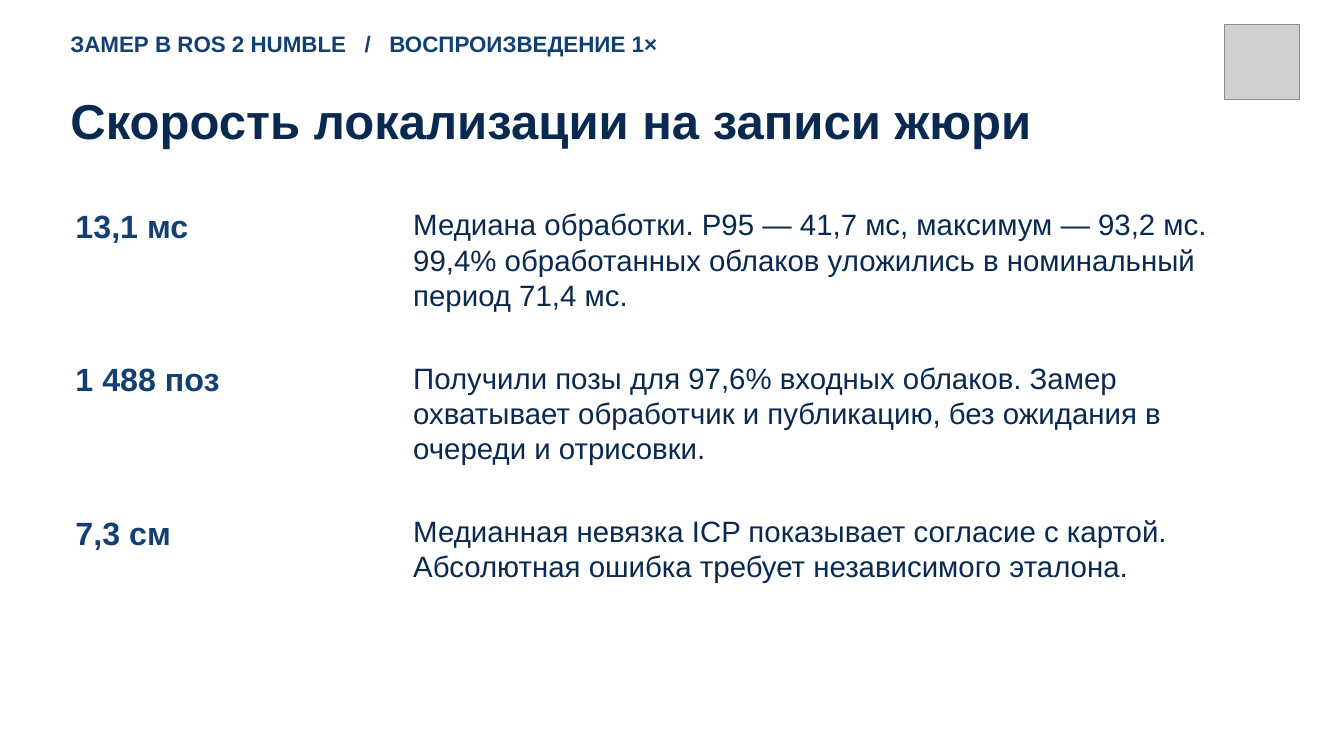
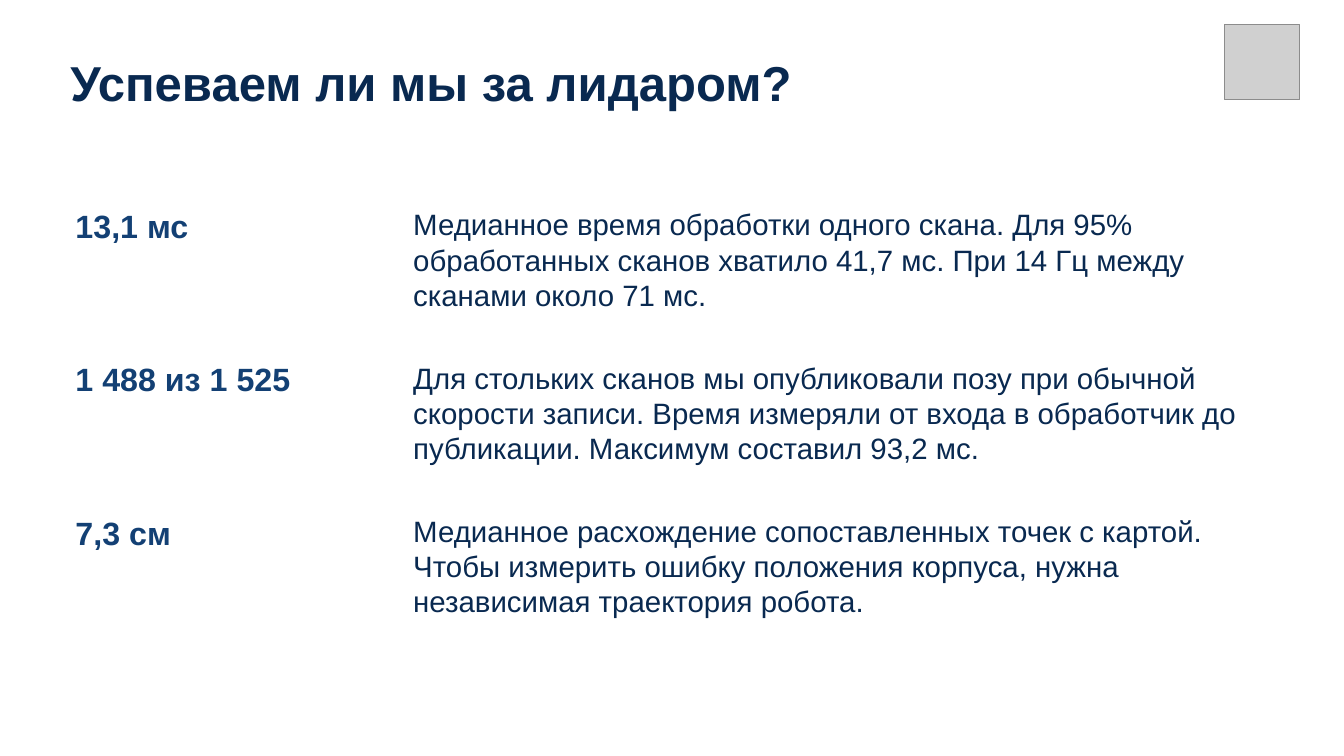
Before and after one commit to draizyyy/DogSLAM, a slide deck: slide 5 of DogSLAM-final.pptx. Drawn at 1344x756 pixels with LibreOffice and Linux fonts; fonts in the diff are those of the drawing; grey boxes stand for pictures. Boxes give left, top, right and bottom in pixels: in the first picture for what was removed or moved away, otherwise in the second. Text is boxed around its words. In the diff, an @@ line names an element or a change of style, - is before the commit and + after.

```diff
--- a/DogSLAM-final.pptx
+++ b/DogSLAM-final.pptx
@@ text removed at box(70, 36, 657, 57) @@
-ЗАМЕР В ROS 2 HUMBLE / ВОСПРОИЗВЕДЕНИЕ 1×
@@ text added at box(70, 66, 791, 111), 35 pt, text #092950, bold @@
+Успеваем ли мы за лидаром?
@@ text removed at box(70, 104, 1032, 149) @@
-Скорость локализации на записи жюри
@@ text at box(413, 213, 1184, 307): text changed @@
-Медиана обработки. P95 — 41,7 мс, максимум — 93,2 мс. 99,4% обработанных облаков уложились в номинальный период 71,4 мс.
+Медианное время обработки одного скана. Для 95% обработанных сканов хватило 41,7 мс. При 14 Гц между сканами около 71 мс.
@@ text at box(75, 368, 291, 392): text changed @@
-1 488 поз
+1 488 из 1 525
@@ text at box(413, 367, 1236, 465): text changed @@
-Получили позы для 97,6% входных облаков. Замер охватывает обработчик и публикацию, без ожидания в очереди и отрисовки.
+Для стольких сканов мы опубликовали позу при обычной скорости записи. Время измеряли от входа в обработчик до публикации. Максимум составил 93,2 мс.
@@ text at box(413, 520, 1202, 618): text changed @@
-Медианная невязка ICP показывает согласие с картой. Абсолютная ошибка требует независимого эталона.
+Медианное расхождение сопоставленных точек с картой. Чтобы измерить ошибку положения корпуса, нужна независимая траектория робота.
```
Also in this commit, not shown: 2 other slides changed, 4 slides added, 4 slides removed, 2 other files.
